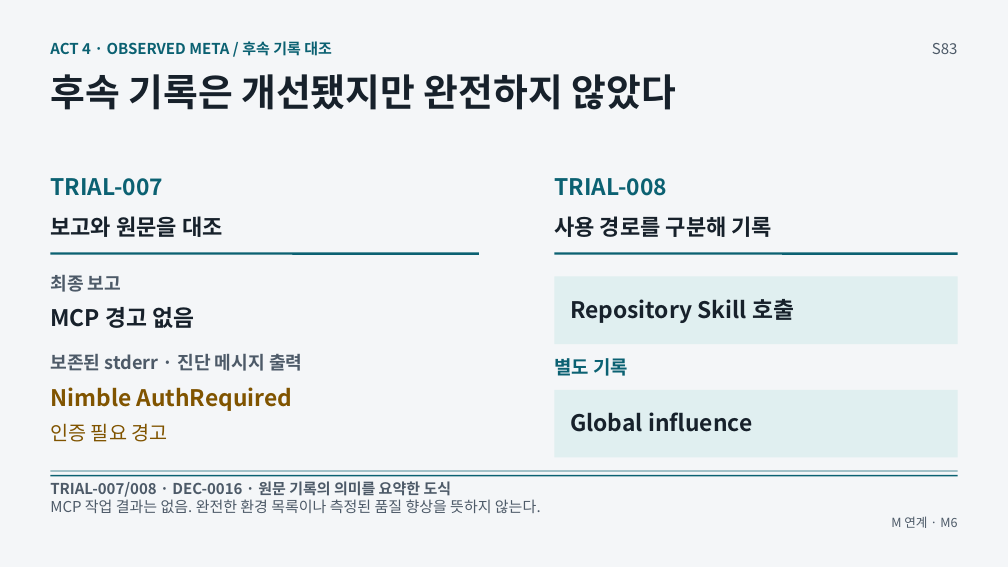
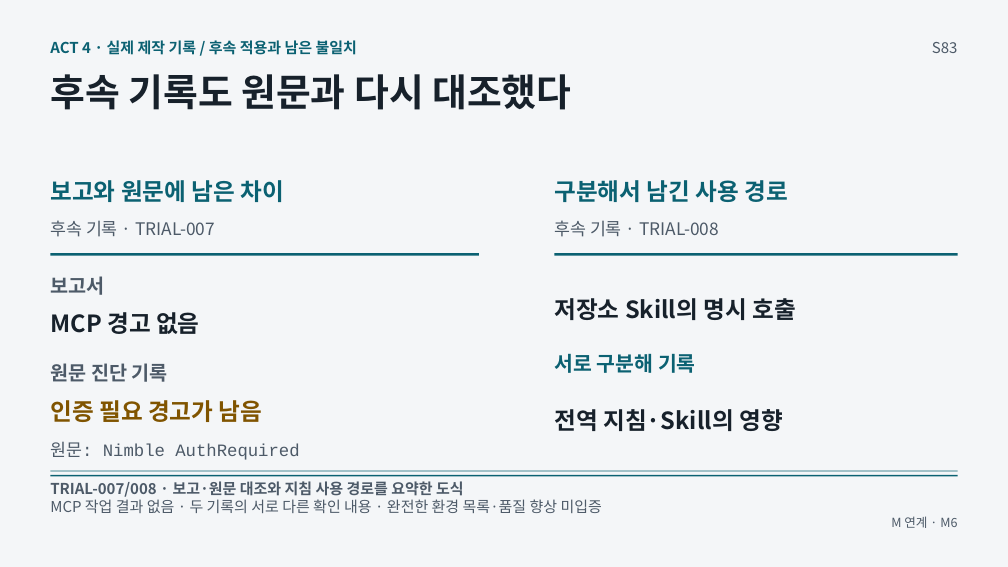
Before and after one commit to GideokKim/ai-dev-training, a slide deck: slide 83 of production/AI_Dev_Training_Full.pptx. Drawn at 1008x567 pixels with LibreOffice and Linux fonts; fonts in the diff are those of the drawing. Boxes give left, top, right and bottom in pixels: in the first picture for what was removed or moved away, otherwise in the second. Text is boxed around its words. In the diff, an @@ line names an element or a change of style, - is before the commit and + after.

```diff
--- a/production/AI_Dev_Training_Full.pptx
+++ b/production/AI_Dev_Training_Full.pptx
@@ text at (50, 40, 357, 55): text changed @@
-ACT 4 · OBSERVED META / 후속 기록 대조
+ACT 4 · 실제 제작 기록 / 후속 적용과 남은 불일치
@@ text at (50, 74, 571, 110): text changed @@
-후속 기록은 개선됐지만 완전하지 않았다
+후속 기록도 원문과 다시 대조했다
@@ text at (50, 180, 285, 202): text changed; size 21 to 22.5 pt; text colour #17212B to #0B6172 @@
-보고와 원문을 대조
+보고와 원문에 남은 차이
@@ text at (554, 180, 789, 202): text changed; size 21 to 22.5 pt; text colour #17212B to #0B6172 @@
-사용 경로를 구분해 기록
+구분해서 남긴 사용 경로
@@ text at (50, 220, 215, 237): text changed; size 21.8 to 16.5 pt; text colour #0B6172 to #4D5A68; bold off @@
-TRIAL-007
+후속 기록 · TRIAL-007
@@ text at (554, 220, 719, 237): text changed; size 21.8 to 16.5 pt; text colour #0B6172 to #4D5A68; bold off @@
-TRIAL-008
+후속 기록 · TRIAL-008
@@ text at (50, 276, 104, 295): text changed; size 17.2 to 18.8 pt @@
-최종 보고
+보고서
@@ text at (554, 298, 796, 320): text changed; size 21.8 to 22.5 pt @@
-Repository Skill 호출
+저장소 Skill의 명시 호출
@@ rectangle removed at (554, 277, 957, 345) @@
@@ text "MCP 경고 없음" at (50, 312, 200, 334): size 21.8 to 22.5 pt @@
@@ text at (554, 353, 696, 373): text changed; size 18 to 19.5 pt @@
-별도 기록
+서로 구분해 기록
@@ text at (50, 363, 168, 382): text changed; size 17.2 to 18.8 pt @@
-보존된 stderr · 진단 메시지 출력
+원문 진단 기록
@@ text at (50, 400, 263, 422): text changed; size 18.8 to 22.5 pt; bold on @@
-인증 필요 경고
+인증 필요 경고가 남음
@@ rectangle removed at (554, 390, 957, 458) @@
@@ text added at (554, 409, 783, 431), 22.5 pt, text #17212B, bold @@
+전역 지침·Skill의 영향
@@ text removed at (570, 412, 752, 432) @@
-Global influence
@@ text at (50, 442, 299, 460): text changed; size 21.8 to 16.5 pt; font Noto Sans CJK KR to Courier New; text colour #805400 to #4D5A68; bold off @@
-Nimble AuthRequired
+원문: Nimble AuthRequired
@@ text at (50, 499, 602, 513): text changed @@
-MCP 작업 결과는 없음. 완전한 환경 목록이나 측정된 품질 향상을 뜻하지 않는다.
+MCP 작업 결과 없음 · 두 기록의 서로 다른 확인 내용 · 완전한 환경 목록·품질 향상 미입증
@@ text at (50, 481, 464, 497): text changed @@
-TRIAL-007/008 · DEC-0016 · 원문 기록의 의미를 요약한 도식
+TRIAL-007/008 · 보고·원문 대조와 지침 사용 경로를 요약한 도식
```
Also in this commit, not shown: 9 other slides changed, 54 other files.
